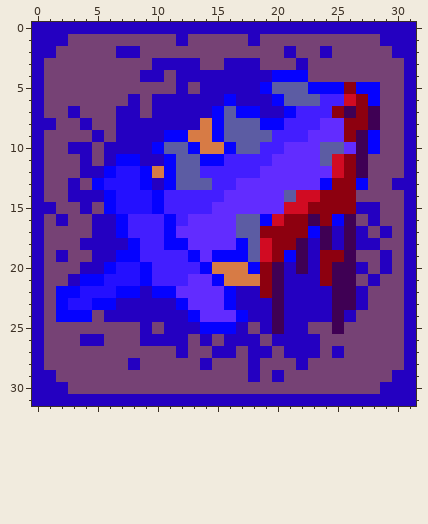
File history of a pixel-art sprite, data/images/achievements/apexvhard.png. The picture above was drawn from the file before the commit.
The file is 32x32 pixels.
The same view after the edit:
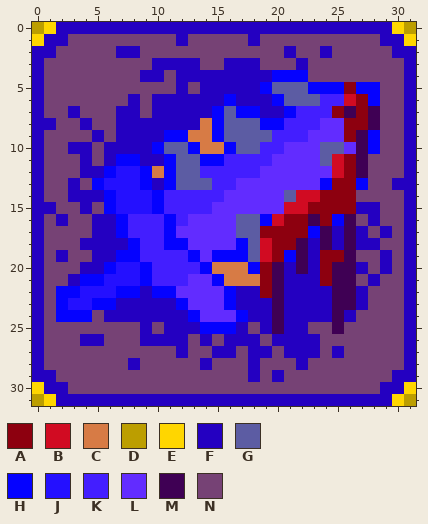
Palette (. is transparent): A #8d000f  B #d10b22  C #d77b45  D #bc9e00  E #ffd600  F #2400c1  G #5c5ca3  H #0502ff  J #2410ff  K #431eff  L #622cff  M #3f0054  N #764275
The exact change:
Colour F becomes colour D in row 0 at x 0 and 31; in row 31 at x 0 and 31.
Colour F becomes colour E in row 0 at x 1 and 30; in row 1 at x 0 and 31; in row 30 at x 0 and 31; in row 31 at x 1 and 30.
